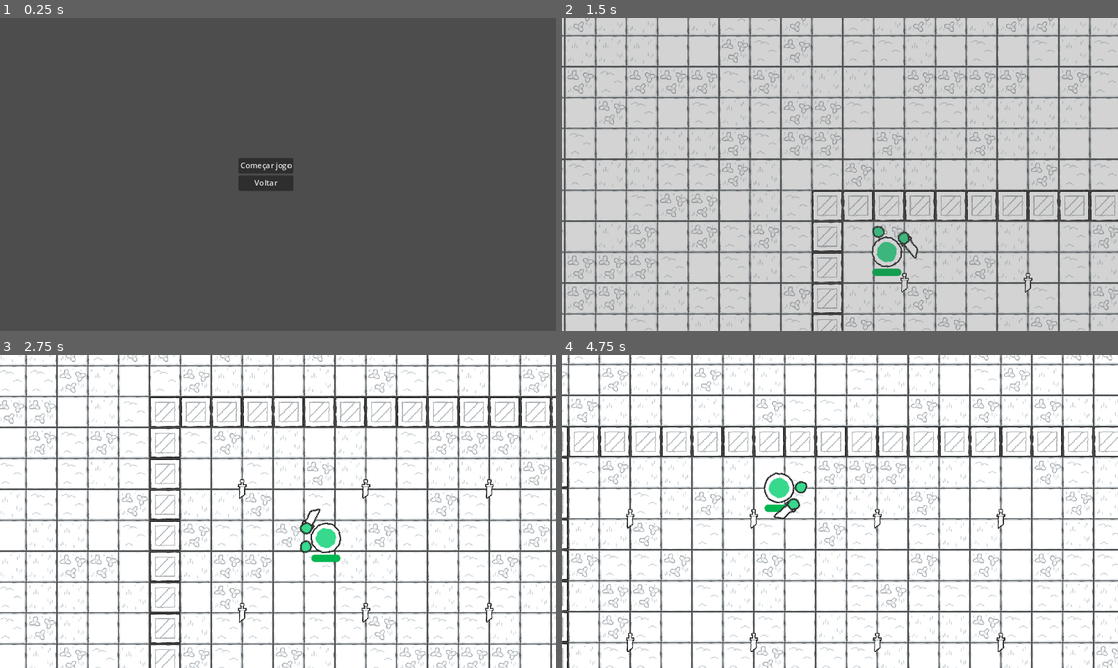
Above: before the commit, frames 1-4 (two rows, left to right).
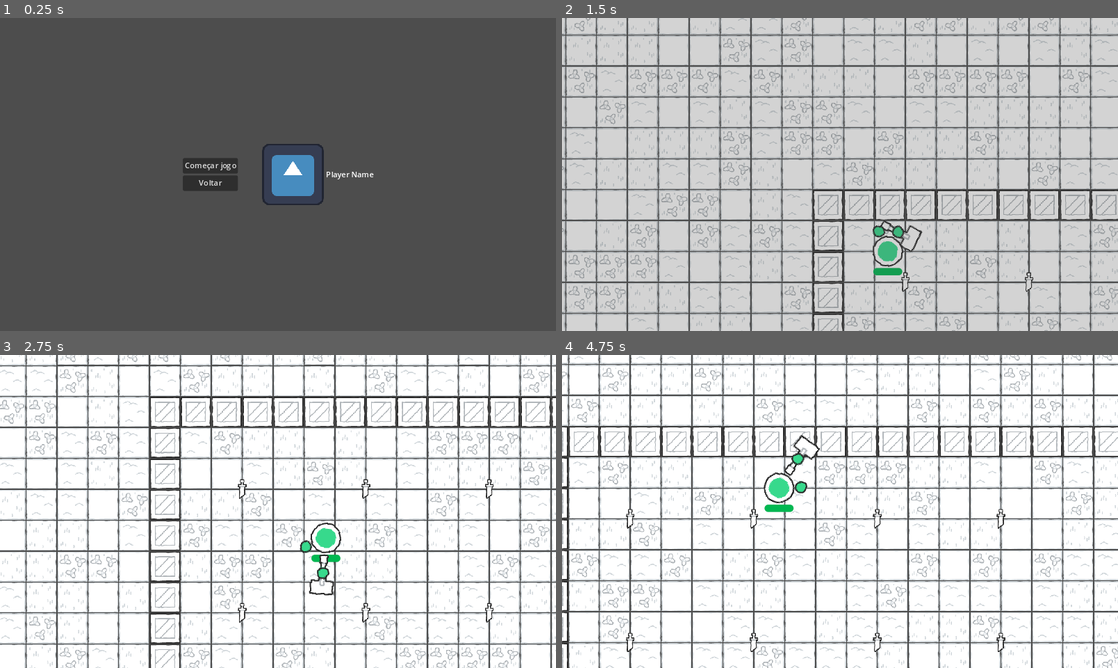
Above: after the commit, the same moments.

Repository: JoaoPedroBarros1/PyClashersME
Game: Godot game, scene res://scenes/gui/multiplayer/game_lobby.tscn
The game is run twice, just before and just after one commit, with the same random seed, the same clock (stepped at 60 frames per second) and the same inputs. This scene is started directly instead of the project's main scene. The engine's default icon, where the game draws it, is replaced by a stand-in: a white triangle on a blue panel in a dark square.
Inputs (mouse positions are in pixels of both pictures, inside the frame that each line leads up to):
- Up to frame 1 (0.25 s): no input
- Up to frame 2 (1.5 s): click "Começar jogo" at 0.5 s; move the mouse to (962, 158) at 1.27 s; hold Right (right) from 1.28 s (still down); click (962, 158) at 1.35 s
- Up to frame 3 (2.75 s): right-click (400, 495) at 1.55 s; move the mouse to (166, 527) at 2.02 s; release Right (right) at 2.03 s; hold Down (down) from 2.03 s (still down); right-click (166, 527) at 2.1 s; click (166, 527) at 2.3 s
- Up to frame 4 (4.75 s): move the mouse to (895, 442) at 2.77 s; release Down (down) at 2.78 s; hold Right (right) 2.78-3.53 s; hold Q (drop) 2.78-3.53 s; right-click (895, 442) at 3.05 s; move the mouse to (812, 574) at 3.52 s; hold Up (up) 3.53-4.28 s; click (812, 574) at 3.6 s; move the mouse to (1006, 558) at 4.27 s; hold Left (left) from 4.28 s (still down); hold F (pickup) from 4.28 s (still down); right-click (1006, 558) at 4.55 s

The runs differ from the first frame. In frame 1, 2.7% of the frame differs, in the area x 32-68%, y 40-60%; in frame 2, 26%, in the area x 0-100%, y 0-100%; in frame 3, 0.8%; in frame 4, 0.4%.
Error before the commit: Out of bounds get index '1' (on base: 'Dictionary') (res://scripts/gui/multiplayer/game_lobby.gd:19)
Error after the commit: Out of bounds get index '1' (on base: 'Dictionary') (res://scripts/gui/player_icon.gd:11)

Commit message:
Weapon hitbox

Diff:
--- a/scenes/components/hitbox_component.tscn
+++ b/scenes/components/hitbox_component.tscn
@@ -3,7 +3,7 @@
 [ext_resource type="Script" path="res://scripts/components/hitbox_component.gd" id="1_hpm3t"]
 
 [node name="HitboxComponent" type="Area2D"]
-collision_layer = 0
+collision_layer = 2
 collision_mask = 0
 monitoring = false
 script = ExtResource("1_hpm3t")
--- a/scenes/items/melee/one_handed/dagger.tscn
+++ b/scenes/items/melee/one_handed/dagger.tscn
@@ -18,6 +18,3 @@
 [node name="CollisionShape2D" parent="." index="1"]
 position = Vector2(0.499998, -2.5)
 shape = SubResource("RectangleShape2D_4a5x0")
-
-[node name="PrimaryHandPos" parent="." index="3"]
-position = Vector2(-3.29574e-05, 13)
--- a/scenes/items/melee/two_handed/hammer.tscn
+++ b/scenes/items/melee/two_handed/hammer.tscn
@@ -7,8 +7,10 @@
 size = Vector2(28, 29)
 
 [node name="Hammer" instance=ExtResource("1_4ypfe")]
-position = Vector2(0, 12)
+position = Vector2(0, 3)
 rotation = 3.14159
+attack_offset = 48
+idle_offset = 33
 melee_type = 2
 melee_weight = 0.7
 
@@ -20,7 +22,4 @@
 shape = SubResource("RectangleShape2D_c78wd")
 
 [node name="SecondaryHandPos" parent="." index="2"]
-position = Vector2(-3.04222e-05, 12)
-
-[node name="PrimaryHandPos" parent="." index="3"]
-position = Vector2(-7.60554e-06, 3)
+position = Vector2(0, 12)
--- a/scenes/items/weapon_class.tscn
+++ b/scenes/items/weapon_class.tscn
@@ -5,6 +5,8 @@
 [node name="WeaponClass" type="Area2D"]
 show_behind_parent = true
 collision_layer = 4
+collision_mask = 2
+monitoring = false
 script = ExtResource("1_m570f")
 
 [node name="Sprite2D" type="Sprite2D" parent="."]
@@ -14,5 +16,4 @@
 [node name="SecondaryHandPos" type="Marker2D" parent="."]
 gizmo_extents = 5.0
 
-[node name="PrimaryHandPos" type="Marker2D" parent="."]
-gizmo_extents = 5.0
+[connection signal="area_entered" from="." to="." method="_on_hitbox_area_entered"]
--- a/scenes/player/player.tscn
+++ b/scenes/player/player.tscn
@@ -5,10 +5,10 @@
 [ext_resource type="PackedScene" uid="uid://0hk0gaqj0twx" path="res://scenes/components/health_component.tscn" id="3_1tx51"]
 [ext_resource type="Script" path="res://scripts/player/HealthBar.gd" id="3_pcrv8"]
 [ext_resource type="PackedScene" uid="uid://cpn7k4c4xrttr" path="res://scenes/components/hitbox_component.tscn" id="3_wn4aj"]
-[ext_resource type="PackedScene" uid="uid://jdq4mrjqiyvc" path="res://scenes/items/melee/one_handed/dagger.tscn" id="5_v24ul"]
 [ext_resource type="PackedScene" uid="uid://dlmhxx37wu3ho" path="res://scenes/handlers/weapon_handler.tscn" id="6_etfka"]
 [ext_resource type="Texture2D" uid="uid://bucdkpjd3xsqv" path="res://assets/img/characters/body/green_body.png" id="6_ii706"]
 [ext_resource type="Texture2D" uid="uid://dfdtm84ecv864" path="res://assets/img/characters/hand/yellow_hand.png" id="8_b8trw"]
+[ext_resource type="PackedScene" uid="uid://cxm2hv6q0t8j8" path="res://scenes/items/melee/two_handed/hammer.tscn" id="8_t7ajb"]
 
 [sub_resource type="CircleShape2D" id="CircleShape2D_ft1mi"]
 radius = 30.0
@@ -29,6 +29,15 @@
 properties/4/path = NodePath(".:player_color")
 properties/4/spawn = true
 properties/4/replication_mode = 0
+properties/5/path = NodePath("Sprites/WeaponHandler/WeaponPivot:rotation")
+properties/5/spawn = true
+properties/5/replication_mode = 2
+properties/6/path = NodePath("Sprites/WeaponHandler/WeaponPivot/WeaponOffset:rotation")
+properties/6/spawn = true
+properties/6/replication_mode = 2
+properties/7/path = NodePath("Sprites/WeaponHandler/WeaponPivot/WeaponOffset:position")
+properties/7/spawn = true
+properties/7/replication_mode = 2
 
 [sub_resource type="SceneReplicationConfig" id="SceneReplicationConfig_gx3ml"]
 properties/0/path = NodePath(".:direction")
@@ -106,7 +115,7 @@
 player = NodePath("../..")
 input = NodePath("../../PlayerInputSync")
 weapon_pickup_area = NodePath("../../WeaponPickupArea")
-weapon = NodePath("WeaponPivot/WeaponOffset/Dagger")
+weapon = NodePath("WeaponPivot/WeaponOffset/Hammer")
 
 [node name="WeaponPivot" type="Node2D" parent="Sprites/WeaponHandler"]
 rotation = 0.349066
@@ -117,10 +126,10 @@
 [node name="RightHandSprite" type="Sprite2D" parent="Sprites/WeaponHandler/WeaponPivot/WeaponOffset"]
 texture = ExtResource("8_b8trw")
 
-[node name="Dagger" parent="Sprites/WeaponHandler/WeaponPivot/WeaponOffset" instance=ExtResource("5_v24ul")]
+[node name="Hammer" parent="Sprites/WeaponHandler/WeaponPivot/WeaponOffset" instance=ExtResource("8_t7ajb")]
+collision_mask = 1
 
 [node name="LeftHandSprite" type="Sprite2D" parent="Sprites/WeaponHandler"]
-show_behind_parent = true
 rotation = -0.523599
 texture = ExtResource("8_b8trw")
 offset = Vector2(30, 0)
--- a/scripts/components/health_component.gd
+++ b/scripts/components/health_component.gd
@@ -12,6 +12,7 @@
 
 
 func damage(attack: Attack) -> void:
+	print("Damaged by ", attack.attack_damage)
 	health -= attack.attack_damage
 
 	if health <= 0:
--- a/scripts/gui/multiplayer/game_lobby.gd
+++ b/scripts/gui/multiplayer/game_lobby.gd
@@ -16,7 +16,7 @@
 
 		MultiplayerHandler.player_connected.connect(add_player)
 		MultiplayerHandler.player_disconnected.connect(del_player)
-		add_player(1, MultiplayerHandler.players[1])
+		add_player(1)
 
 	else:
 		var client_label := Label.new()
@@ -25,7 +25,7 @@
 		button_label.move_child(client_label, 0)
 
 
-func add_player(id: int, player_info: Dictionary) -> void:
+func add_player(id: int) -> void:
 	print("Player added with id: ", id)
 	var player : HBoxContainer = player_scene.instantiate()
 	player.name = str(id)
@@ -38,6 +38,9 @@
 
 
 func _start_game() -> void:
+	multiplayer.multiplayer_peer.set_refuse_new_connections(true)
+	# multiplayer.multiplayer_peer.refuse_new_connections = true
+
 	MultiplayerHandler.load_game.rpc("handlers/game_handler.tscn")
 
 
--- a/scripts/handlers/multiplayer_handler.gd
+++ b/scripts/handlers/multiplayer_handler.gd
@@ -1,7 +1,7 @@
 extends Node
 
 
-signal player_connected(peer_id: int, player_info: Dictionary)
+signal player_connected(peer_id: int)
 signal player_disconnected(peer_id: int)
 signal server_disconnected
 
@@ -34,6 +34,8 @@
 	if error:
 		printerr(error)
 		return
+
+	peer.get_peer(1).set_timeout(0, 0, 3000)
 
 	multiplayer.multiplayer_peer = peer
 	SceneTransition.change_root_scene("gui/multiplayer/game_lobby.tscn")
@@ -78,6 +80,7 @@
 
 func _on_connected_fail() -> void:
 	multiplayer.multiplayer_peer = null
+	SceneTransition.change_root_scene("gui/main_menu.tscn")
 
 
 func _on_server_disconnected() -> void:
@@ -95,7 +98,7 @@
 func _register_player(new_player_info: Dictionary) -> void:
 	var new_player_id : int = multiplayer.get_remote_sender_id()
 	players[new_player_id] = new_player_info
-	player_connected.emit(new_player_id, new_player_info)
+	player_connected.emit(new_player_id)
 
 
 @rpc("call_local", "reliable")
--- a/scripts/handlers/weapon_handler.gd
+++ b/scripts/handlers/weapon_handler.gd
@@ -30,22 +30,19 @@
 
 	var tween : Tween = create_tween()
 
-	# Pre-Attack
-	tween_action(tween, weapon.pre_attack_rotation, weapon.pre_attack_orientation, weapon.pre_attack_transition, weapon.pre_attack_ease)
-
-	# Attack
-	tween_action(tween, weapon.attack_rotation, weapon.attack_orientation, weapon.attack_transition, weapon.attack_ease)
-
-	# Idle
-	tween_action(tween, weapon.idle_rotation, weapon.idle_orientation, weapon.idle_transition, weapon.idle_ease)
+	tween_action(tween, weapon.pre_attack_rotation, weapon.pre_attack_orientation, weapon.pre_attack_offset, weapon.pre_attack_transition, weapon.pre_attack_ease)
+	tween.tween_callback(func() -> void: weapon.monitoring = true)
+	tween_action(tween, weapon.attack_rotation, weapon.attack_orientation, weapon.attack_offset, weapon.attack_transition, weapon.attack_ease)
+	tween.tween_callback(func() -> void: weapon.monitoring = false)
+	tween_action(tween, weapon.idle_rotation, weapon.idle_orientation, weapon.idle_offset, weapon.idle_transition, weapon.idle_ease)
 
 	tween.tween_callback(func() -> void: attack_ready = true)
 
 
-func tween_action(tween : Tween, weapon_rotation : int, weapon_orientation : int, weapon_transition : int, weapon_ease : int) -> void:
+func tween_action(tween: Tween, weapon_rotation: int, weapon_orientation: int, weapon_offset_pos: int, weapon_transition : int, weapon_ease : int) -> void:
 	tween.tween_property(weapon_pivot, "rotation_degrees", weapon_rotation, weapon.melee_weight).set_trans(weapon_transition).set_ease(weapon_ease)
 	tween.parallel().tween_property(weapon_offset, "rotation_degrees", weapon_orientation, weapon.melee_weight).set_trans(weapon_transition).set_ease(weapon_ease)
-
+	tween.parallel().tween_property(weapon_offset, "position", Vector2(weapon_offset_pos, 0), weapon.melee_weight).set_trans(weapon_transition).set_ease(weapon_ease)
 
 func drop_weapon(_hand: String) -> void:
 	if not attack_ready:
--- a/scripts/items/weapon_class.gd
+++ b/scripts/items/weapon_class.gd
@@ -16,12 +16,14 @@
 @export_subgroup("Pre-Attack Stance", "pre_attack_")
 @export_range(-180, 180) var pre_attack_rotation : int = 50
 @export_range(-90, 90) var pre_attack_orientation : int = 0
+@export_range(30, 300) var pre_attack_offset : int = 30
 @export var pre_attack_transition : Tween.TransitionType = Tween.TRANS_QUAD
 @export var pre_attack_ease : Tween.EaseType = Tween.EASE_IN_OUT
 
 @export_subgroup("Attack Stance", "attack_")
 @export_range(-180, 180) var attack_rotation : int = -90
 @export_range(-90, 90) var attack_orientation : int = -90
+@export_range(30, 300) var attack_offset : int = 30
 @export var attack_transition : Tween.TransitionType = Tween.TRANS_BACK
 @export var attack_ease : Tween.EaseType = Tween.EASE_IN_OUT
 
@@ -29,6 +31,7 @@
 @export_subgroup("Idle Stance", "idle_")
 @export_range(-180, 180) var idle_rotation : int = 20
 @export_range(-90, 90) var idle_orientation : int = 0
+@export_range(30, 300) var idle_offset : int = 30
 @export var idle_transition : Tween.TransitionType = Tween.TRANS_QUAD
 @export var idle_ease : Tween.EaseType = Tween.EASE_IN_OUT
 
@@ -40,6 +43,7 @@
 
 
 func _on_hitbox_area_entered(area: Area2D) -> void:
+	print("Hitbox collided ", area)
 	if area is HitboxComponent:
 		var hitbox : HitboxComponent = area
 
--- a/scripts/player/HealthBar.gd
+++ b/scripts/player/HealthBar.gd
@@ -5,5 +5,6 @@
 
 
 func _ready() -> void:
+	health_component.hurt.connect(func(_damage: int) -> void: value = health_component.health)
 	max_value = health_component.MAX_HEALTH
 	value = health_component.health
--- a/scripts/player/PlayerInputSync.gd
+++ b/scripts/player/PlayerInputSync.gd
@@ -16,21 +16,25 @@
 	set_process(is_authority)
 	set_physics_process(is_authority)
 
+	if not is_authority:
+		player.add_to_group("EnemyPlayer")
+
 
 func _process(_delta: float) -> void:
 	direction = Input.get_vector("left", "right", "up", "down")
 
 	if Input.is_action_just_pressed("left_click"):
-		handle_mouse_input("left")
+		handle_mouse_input.rpc("left")
 
 	if Input.is_action_just_pressed("right_click"):
-		handle_mouse_input("right")
+		handle_mouse_input.rpc("right")
 
 
 func _physics_process(_delta: float) -> void:
 	mouse_pos = player.get_global_mouse_position()
 
 
+@rpc("call_local", "reliable")
 func handle_mouse_input(mouse_pressed : String) -> void:
 	if Input.is_action_pressed("drop"):
 		drop_weapon.emit(mouse_pressed)
